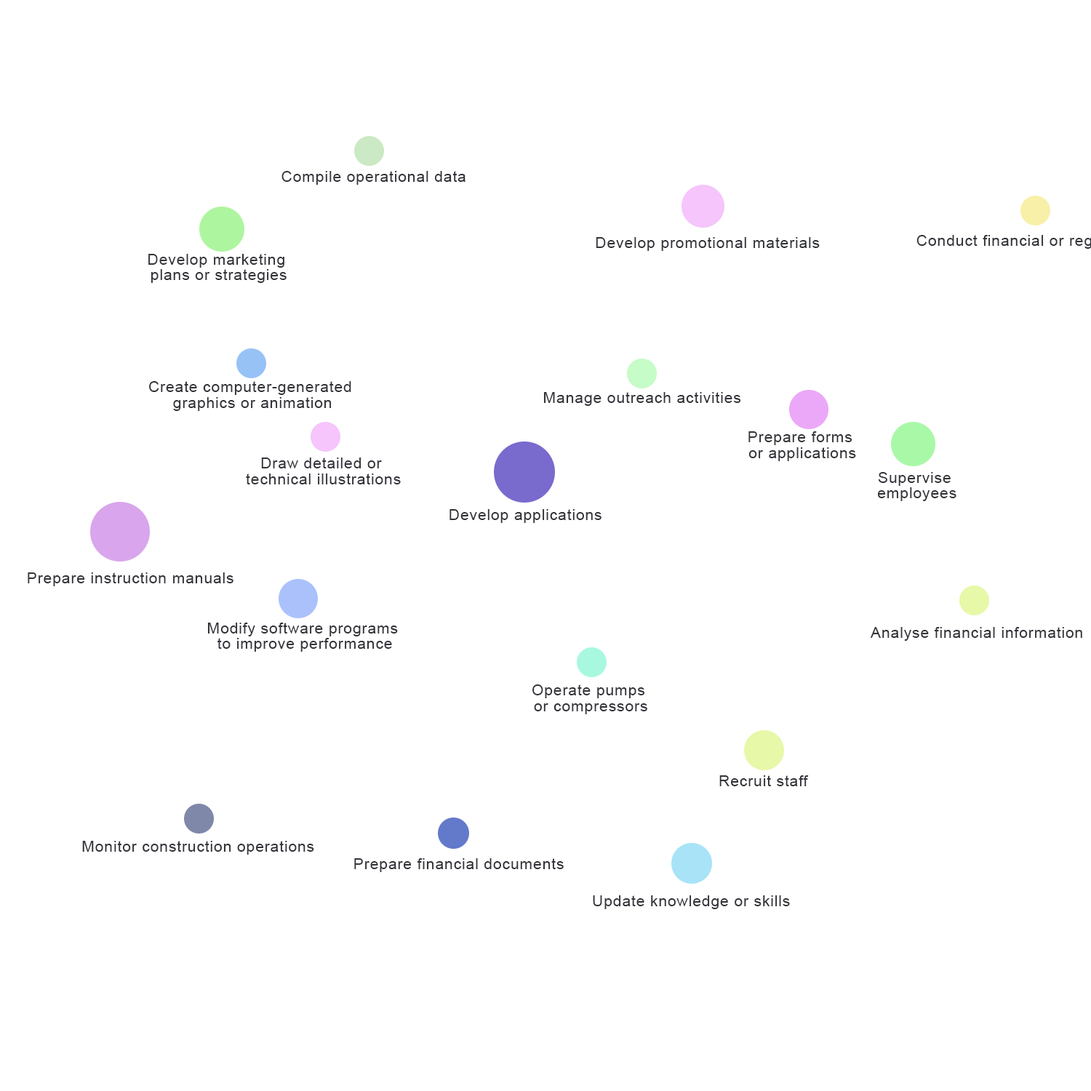
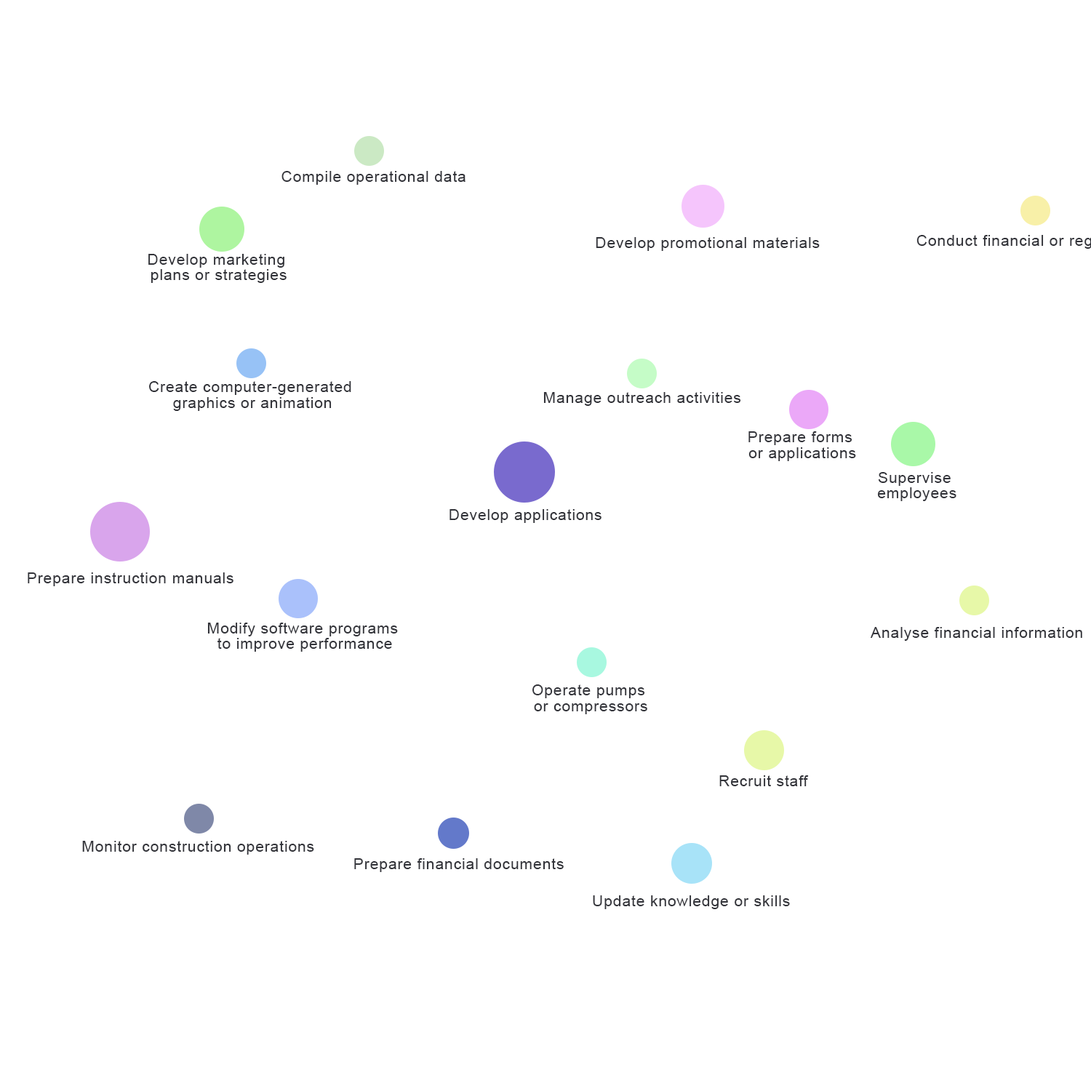
Layer changes from the first (1091, 1091) image to the second:
removed layer "Draw detailed or technical illustrations" from group "Group 1" over [245, 457, 401, 485]
removed layer "Ellipse 14" from group "Group 1" over [310, 422, 341, 452]
